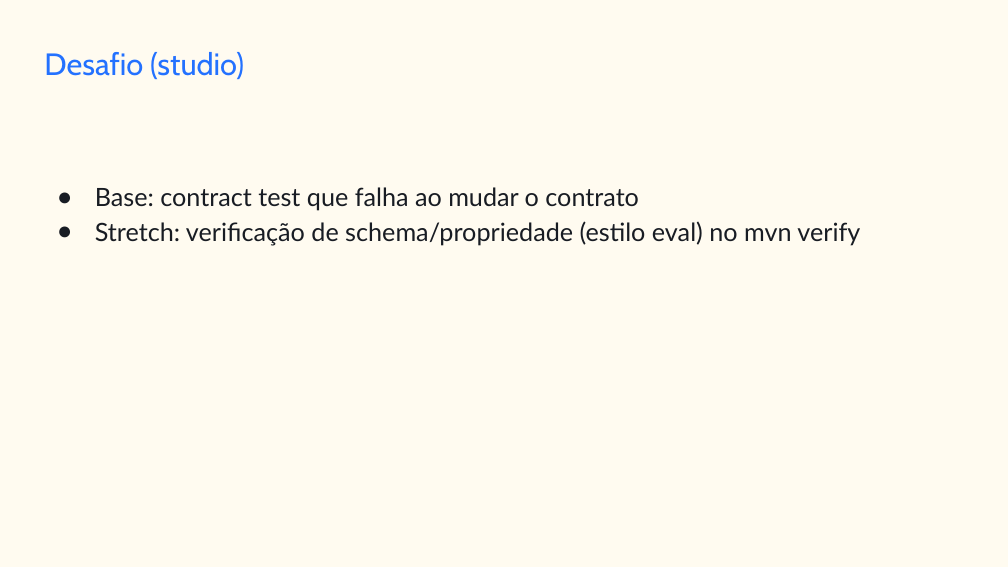
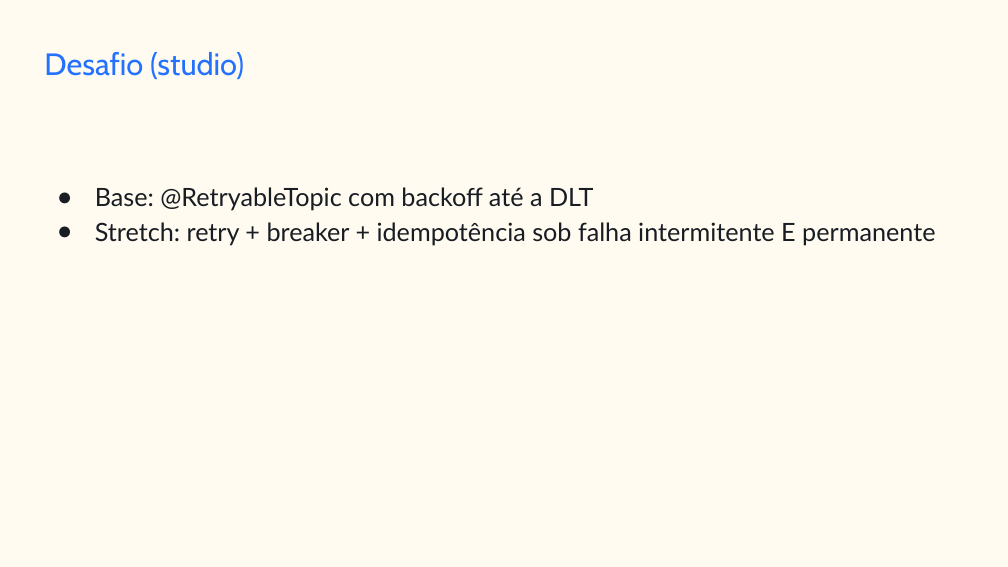
Before and after one commit to jessehaniel85/1705-be-jv-010, a slide deck: slide 6 of plano-de-aulas/aula-08-slides.pptx. Drawn at 1008x567 pixels with LibreOffice and Linux fonts; fonts in the diff are those of the drawing. Boxes give left, top, right and bottom in pixels: in the first picture for what was removed or moved away, otherwise in the second. Text is boxed around its words. In the diff, an @@ line names an element or a change of style, - is before the commit and + after.

```diff
--- a/plano-de-aulas/aula-08-slides.pptx
+++ b/plano-de-aulas/aula-08-slides.pptx
@@ text at <box>95,187,935,245</box>: text changed @@
-● Base: contract test que falha ao mudar o contrato
-● Stretch: verificação de schema/propriedade (estilo eval) no mvn verify
+● Base: @RetryableTopic com backoff até a DLT
+● Stretch: retry + breaker + idempotência sob falha intermitente E permanente
```
Also in this commit, not shown: 4 other slides changed, 2 slides added, 2 slides removed, 15 other files.
